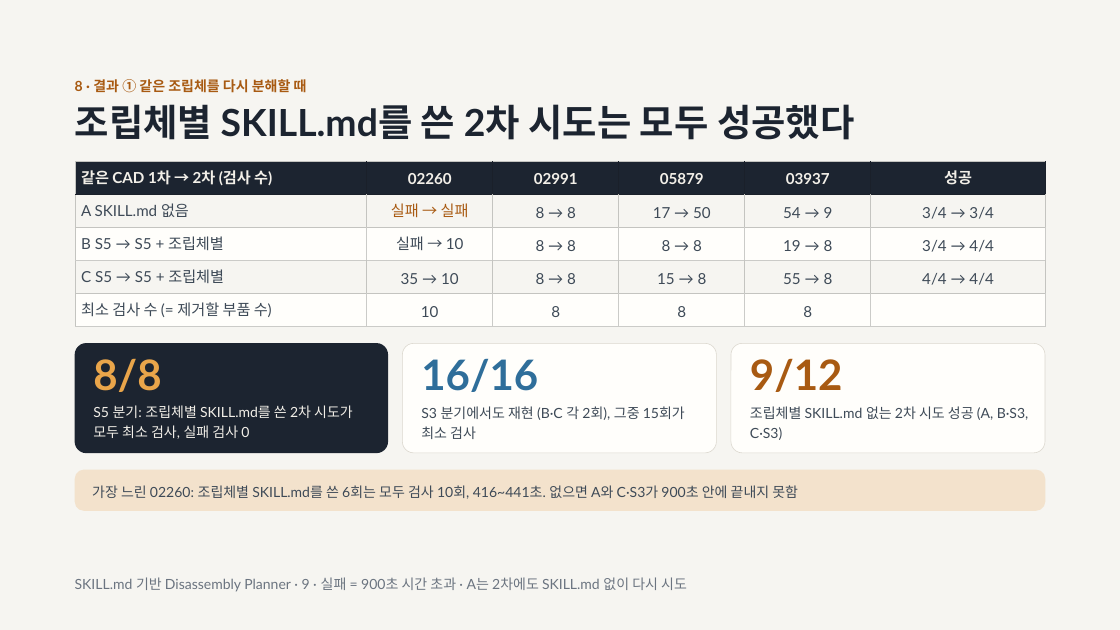
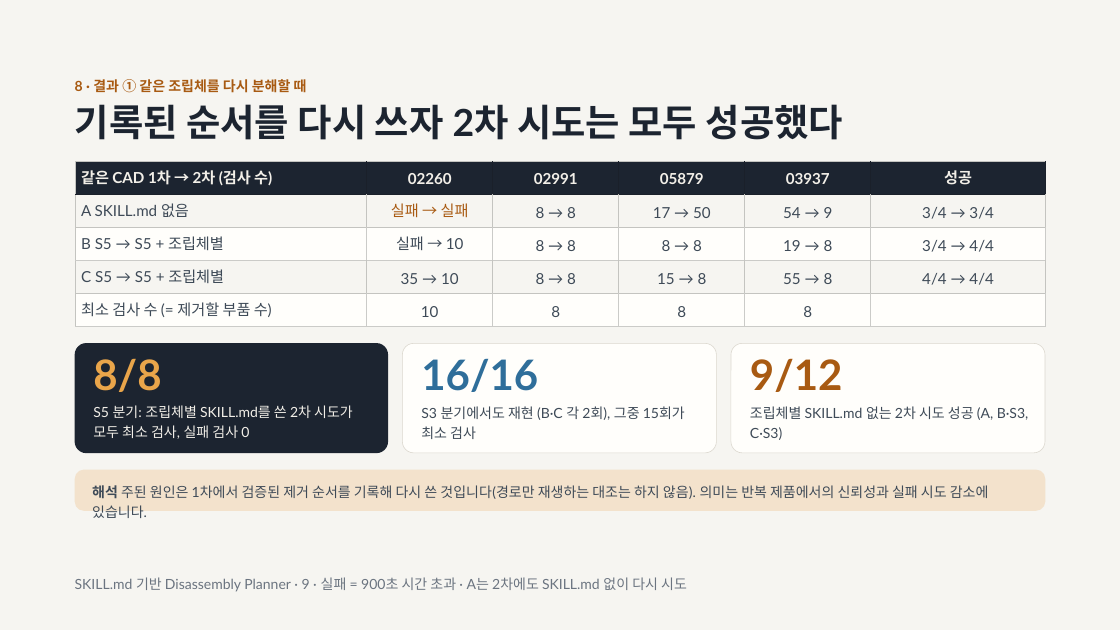
Before and after one commit to papuagigi/disassembly-planner-research, a slide deck: slide 9 of results/repair_v7_3/presentation/v7.3_발표자료.pptx. Drawn at 1120x630 pixels with LibreOffice and Linux fonts; fonts in the diff are those of the drawing. Boxes give left, top, right and bottom in pixels: in the first picture for what was removed or moved away, otherwise in the second. Text is boxed around its words. In the diff, an @@ line names an element or a change of style, - is before the commit and + after.

```diff
--- a/results/repair_v7_3/presentation/v7.3_발표자료.pptx
+++ b/results/repair_v7_3/presentation/v7.3_발표자료.pptx
@@ title at bbox=[75, 104, 843, 140]: text changed @@
-조립체별 SKILL.md를 쓴 2차 시도는 모두 성공했다
+기록된 순서를 다시 쓰자 2차 시도는 모두 성공했다
@@ text in rounded rectangle at bbox=[92, 485, 989, 518]: text changed @@
-가장 느린 02260: 조립체별 SKILL.md를 쓴 6회는 모두 검사 10회, 416~441초. 없으면 A와 C·S3가 900초 안에 끝내지 못함
+해석 주된 원인은 1차에서 검증된 제거 순서를 기록해 다시 쓴 것입니다(경로만 재생하는 대조는 하지 않음). 의미는 반복 제품에서의 신뢰성과 실패 시도 감소에 있습니다.
```
Also in this commit, not shown: 9 other slides changed, 10 other files.
